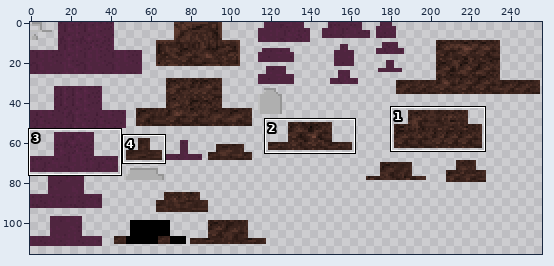
Two states of a sprite sheet, src/main/resources/assets/starcraft/textures/model/brutalisk.png. Above, an overview of the earlier version with the close-up marked.
Close-up. First the earlier version:
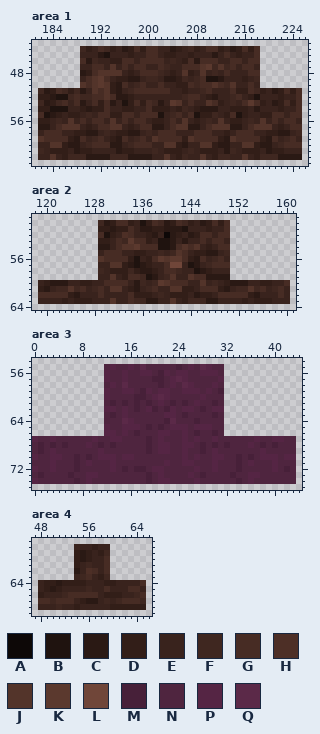
The file is 256x128 pixels. Colours within 5 levels of each other are drawn and written as one. Shown: area 1: x 181..226, y 43..63; area 2: x 118..161, y 49..64; area 3: x 0..44, y 54..75; area 4: x 47..66, y 57..69. The wide view leaves out empty margins. The commit also changed other parts of the picture, which this record leaves out.
Palette (. is transparent): A #0d0807  B #1f130f  C #2a1914  D #321e18  E #39231d  F #3f2720  G #472c24  H #4d2f26  J #53342a  K #5b392e  L #704639  M #472039  N #4f253f  P #552544  Q #5b2948
Pixels before, area 1, first column x 182:
44 .......FDEGFDECDGDGGEECDEFDEGGDECDGDG.......
45 .......EEECBEEEDEEGGEDDEEDEEECEGEDEEG.......
46 .......GCFEEDDGGEGGGGEFEDGCGGGEEGGEGG.......
47 .......EEGGEJEGEGGEEGFEEGGGJKFJFGEGGE.......
48 .......CDGJJJJEDEGGGFEDEJDEJEFEGEEEGG.......
49 .......EGJKGEDDCCEFFECCDFEFGBBCEEEDEF.......
50 .......JGJKJDCGEFGEEGEEDDGFGGJGFJEEGE.......
51 FCDGFDFCEJGJDCEFGGGGGGEEDEEFGEEEGDDGFDECDGDG
52 DDCBBFGFFGGJGCCDEEEEEEEEFGGEDCEEFGEDBEEEDEEG
53 FCDFGEGCEGDGCEBDGDGFCEKJEGEEJGDEFEGKGDECDGDG
54 DDBBBEEDCDDGEEDDEEGDDDEDFEDCCCEEDDDECEEEDEEG
55 GBCDEDDEFEGGDDGGEGGGBEFGEGBDDFEDGBDEEDDGGEGG
56 DDEFEJEGEGGEJEGEGGEDDEGEJEDEFEJEDDEFEJEGEGGE
57 CCEGJJJEDEGGJJEDEGGCCEGJJCCEGJJJCCEGJJJEDEGG
58 EGGGEEDDCCEFEDDCCEFEGGGEEEGGGEEDEGGGEEDDCCEF
59 JGGGGDCGEFGEDCGEFGEJGGGGDJGGGGDCJGGGGDCGEFGE
60 EEJJDCCEFGGGCCEFGGGEEJJDCEEJJDCCEEJJDCCEFGGG
61 FEDDDECDDEEEECDDEEEFEDDDEFEDDDECFEDDDECDDEEE
62 EEJEDFFFCCCCFFFCCCCEEJEDFEEJEDFFEEJEDFFFCCCC
Pixels before, area 2, first column x 119:
50 ..........FCDGGDEBDGFCDGFDECDGDG..........
51 ..........DDCDDGECCDDCCCBEEEDEEG..........
52 ..........GBDEHGEEDCEACDECDGGEGG..........
53 ..........DDEGFKGGDEBBCECEEGEGGE..........
54 ..........CCEGJJKGGGBBCGJGJEDEGG..........
55 ..........EGGGEEDDEEFEFJGEDDCCEF..........
56 ..........JGGGGDBEDGKJKKGDCGEFGE..........
57 ..........EEJJDCBCDEEGLLEBCEFGGG..........
58 ..........FEDDDFDCCDEGGFEEBCDEEE..........
59 ..........EEJEDGGFBCEFJEEJGGCCCC..........
60 EDCCCEEDDEEGGGGECFEFKJGGGEEJEFEDCCCEEDDEEG
61 DCEFFJFGEFGEJJEDCEFGEEJJDDEGGGDCEFFJFGEFGE
62 GGGGGDCEEEGEEEEGDDDEFEDDDECDDEGGGGGDCEEEGE
63 EEEEDEDDDEEEJEEGFFCCEEJEDFFFCCEEEEDEDDDEEE
Pixels before, area 3, first column x 0:
55 ............NPNNPNQNNNNNMNPNQPNN............
56 ............PNNPNNPPNMPNPPNNPPPN............
57 ............PNNPNNNNMMNPQPNNNNNP............
58 ............NPNQNNNNNMNPNQPNNNPN............
59 ............PNNPPNMPNPPNNPPPNPNM............
60 ............PNNNNMMNPQPNNNNNPNNN............
61 ............NMNMNMNMNPNMNMNPNNMN............
62 ............PPNPNMNPMNMPNPPNMNPP............
63 ............NMNPNNNNNNPPNMNNNNMN............
64 ............NNNQPNNNNNMQNNNMNNNN............
65 ............PNNPPPNMNMNPPPNPPPNN............
66 ............PPNPNMNNNPPNNPNMNNMN............
67 PNNPNNNNNNPNNPPNNNNMNPNNNPNPNNPNNNNNNPNNPPNN
68 NMNMNMNNNPNMNMNNNNNMNPPNNPPNMNMNMNNNPNMNMNNN
69 NMNPNNNNNNNPNNNNNNNMNPPNNPNNMNPNNNNNNNPNNNNN
70 PNNPPNNMNMNPPPNPPNNNNNNNNPNPNNPPNNMNMNPPPNPP
71 NNNPNNNMNPNNNPNNNNNNNNPNNPPNNNPNNNMNPNNNPNNN
72 PNNPNNNMNNNNNPNMNMMNPPNNNNNPNNPNNNMNNNNNPNMN
73 NMNNNNMNNPPNNNNNNNNMNPNNNNPNMNNNNMNNPPNNNNNN
74 PNNNNNNMNPNNNNNNNNNMNPPNNNNPNNNNNNMNPNNNNNNN
Pixels before, area 4, first column x 48:
58 ......EEEDEE......
59 ......DCDEDF......
60 ......DCDEEG......
61 ......DEFEEG......
62 ......CEHGEG......
63 ......EFGEDF......
64 EDDCDDDDEEEDDEEEEG
65 EDCDEEEEFEEGEEEGGE
66 DEEEFGGGGGEDDDEEFG
67 GGFGGGEDCCEFEFGGGF
68 EEEFEEDEEEEEDDDDDD
New version:
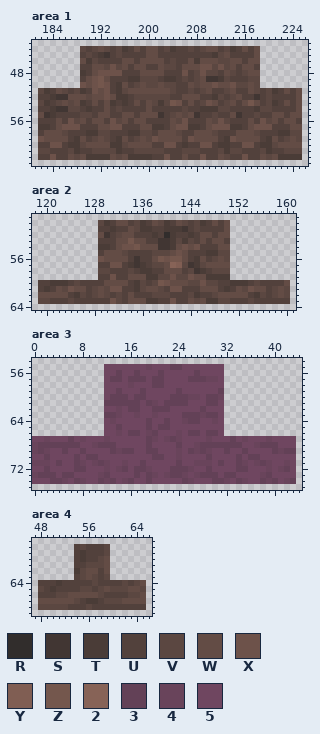
Colours new in this view: R #312d2c  S #413633  T #4a3c37  U #52413c  V #5b4741  W #634c45  X #6d524a  Y #805e53  Z #74574d  2 #876357  3 #634157  4 #69445b  5 #6f4660
Difference:
Changed rows in their new state; - is an unchanged pixel.
Area 1:
first column x 182:
44 -------VUVWVUVTUWUWWUVTUUVUVWWUVTUWUW-------
45 -------UVUTSUVUUUUWWUUUUUUUUUTVWUUUUW-------
46 -------WTVUUUUWWUWWWWUVUUWTWWWVVWWUWW-------
47 -------UUWWVXVWUWWUUWVVUWWWXXVXVWUWWU-------
48 -------TUWXXXXUUUWWWWUUUXUVXVVUWVUVWW-------
49 -------UWXZWUUUTTVVVUTTUVUVWSSTVUUUVV-------
50 -------XWXZXUTWUVWVVWVVUUWVWWXWWXVVWV-------
51 VTUWVUVTUXWXUTVWWWWWWWVUUVUVWUUVWUUWVUVTUWUW
52 UUTSSWWWVWWXWTTUVVVVVVUUWWWUUTVUVWUUSUVUUUUW
53 VTUVWVWTUWUWTUTUWUWVTVZXUWUVXWUVWUWZWUVTUWUW
54 UUTSSVVUTUUWUVUUUUWUUUUUVUUTTTVVUUUUTVVUUUUW
55 WSTUUUUVVUWWUUWWUWWWSUVWVWSUUVUUWSUUVUUWWUWW
56 UUUWUXVWUWWUXVWUWWUUUUWVXUUUWVXVUUUWUXVWUWWU
57 TTUWXXXUUUWWXXUUUWWTTUWXXTTUWXXXTTUWXXXUUUWW
58 UWWWVUUUTTVVUUUTTVVUWWWVUUWWWVUUUWWWVUUUTTVV
59 XWWWWUTWUVWVUTWUVWVXWWWWUXWWWWUTXWWWWUTWUVWV
60 UUXXUTTVWWWWTTVWWWWUUXXUTUUXXUTTUUXXUTTVWWWW
61 VVUUUVTUUVVVVTUUVVVVVUUUVVVUUUVTVVUUUVTUUVVV
62 UUXUUWVWTTTTWVWTTTTUUXUUWUUXUUWVUUXUUWVWTTTT
Area 2:
first column x 119:
50 ----------VTUWWUVTUWVTUWVUVTUWUW----------
51 ----------UUTUUWVTTUUTTTSUVUUUUW----------
52 ----------WSUVWWUUUTURTUUTUWWUWW----------
53 ----------UUUWWZWWUUSSTVTVUWUWWU----------
54 ----------TTUWXXZWWWSSTWXWXUUUWW----------
55 ----------UWWWVUUUUVVVWXWUUUTTVV----------
56 ----------XWWWWUSUUWZXZZWUTWUVWV----------
57 ----------UUXXUTSTUVVW2YVSTVWWWW----------
58 ----------VVUUUVUTTUUWWWUVSTUVVV----------
59 ----------UUXUUWWWTTVVXVVXWWTTTT----------
60 UUTTTUVUUUUWWWWUTVUVZXWWWVVXVVUUTTTUVUUUUW
61 UTUWVXWWUVWVXXUUTVWWVUXXUUUWWWUTUWVXWWUVWV
62 WWWWWUTVUVWVUVUWUUUVVVUUUVTUUVWWWWWUTVUVWV
63 VVUUUVUUUUUUXVUWWWTTUUXUUWVWTTVVUUUVUUUUUU
Area 3:
first column x 0:
55 ------------55555554555335555555------------
56 ------------55355355535555535555------------
57 ------------53353335335555333445------------
58 ------------55554555335555555555------------
59 ------------55355535555535555553------------
60 ------------53335335555333445334------------
61 ------------33333353453333555335------------
62 ------------55453355333555553555------------
63 ------------33455455455553334335------------
64 ------------54555553553554335545------------
65 ------------55355553533555555555------------
66 ------------55453354355545335335------------
67 55455535455545555553454345555455535455545555
68 43333333554333555553555535543333333554333555
69 43455355355553433553355545343455355355553433
70 55355553533555555555335545555355553533555555
71 44453553454345545535555535544453553454345545
72 55355553355545435334555333455355553355545435
73 43335335555435555353454334543335335555435555
74 55533453455343543553555553455533453455343543
Area 4:
first column x 48:
58 ------UVUUUV------
59 ------UTUUUV------
60 ------UTUUVW------
61 ------UUVVVW------
62 ------TVWWUW------
63 ------UVWVUV------
64 UUUTUUUUUVUUUUVUVW
65 VUTUUUUVVUVWVVVWWV
66 UUUVVWWWWWVUUUUVVW
67 WWWWWWVUTTUVVVWWWW
68 VVVVVUUUVUUUUUUUUU
Boxes around the changes in both close-ups, in picture pixels (x1, y1, x2, y2):
changed: (38, 46, 302, 160)
changed: (38, 220, 290, 304)
changed: (32, 364, 296, 484)
changed: (38, 544, 146, 610)
